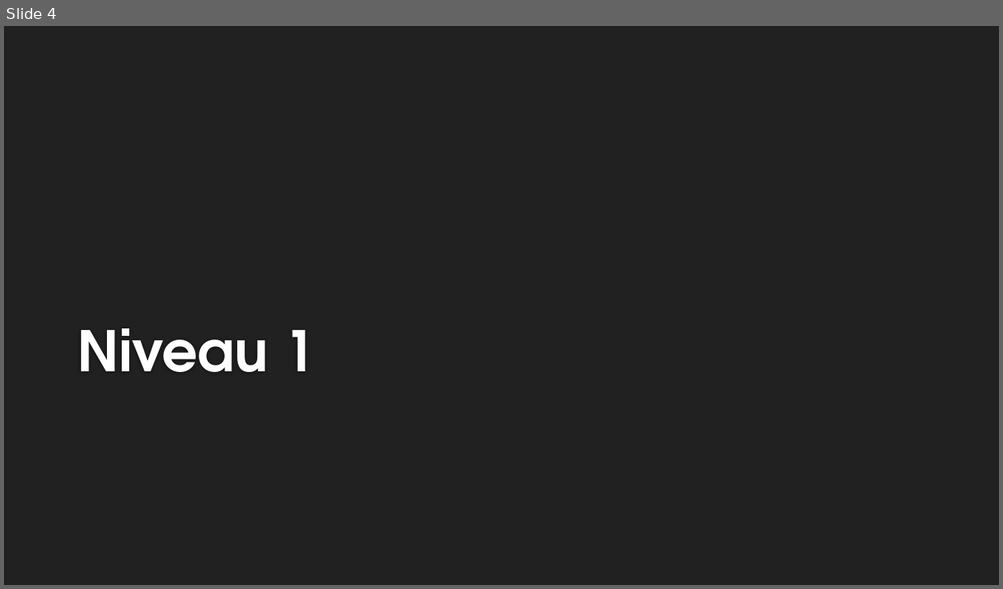
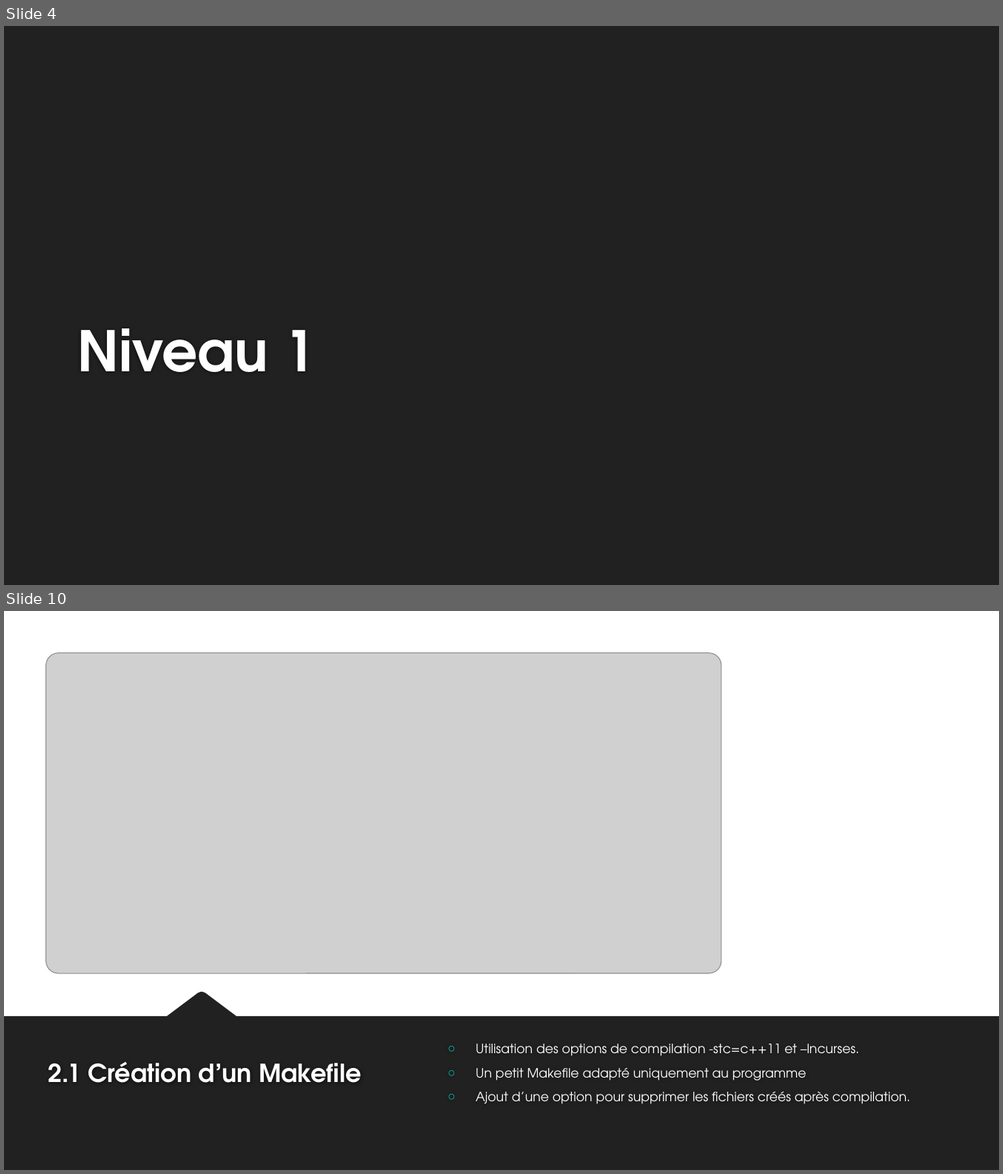
Before and after one commit to meethyrh/Projet2048v3, a slide deck: Soutenance.pptx. Shown one above the other, each under a label of ours: slide 4 before the commit, slides 4 and 10 after it; the slides between them are not shown. The pictures are 1003x589 and 1003x1174 pixels, drawn with LibreOffice and Linux fonts; fonts in the diff are those of the drawing; grey boxes stand for pictures; background and template pictures are left out. Boxes give left, top, right and bottom in pixels: in the first picture for what was removed or moved away, otherwise in the second. Text is boxed around its words. In the diff, an @@ line names an element or a change of style, - is before the commit and + after.

```diff
--- a/Soutenance.pptx
+++ b/Soutenance.pptx
@@ slide 10 added at [4, 611, 999, 1170], background #FFFFFF @@
@@ picture added at [45, 652, 721, 974] @@
@@ freeform shape added at [4, 992, 999, 1170], fill #212121 @@
@@ text added at [475, 1044, 910, 1105], 12.4 pt, text #FEFEFE @@
+○ Utilisation des options de compilation -stc=c++11 et –lncurses.
+○ Un petit Makefile adapté uniquement au programme
+○ Ajout d’une option pour supprimer les fichiers créés après compilation.
@@ title added at [48, 1062, 361, 1083], 24 pt, text #FEFEFE, bold @@
+2.1 Création d’un Makefile
```
Also in this commit, not shown: 2 slides changed, 5 other slides added, 7 other files.
